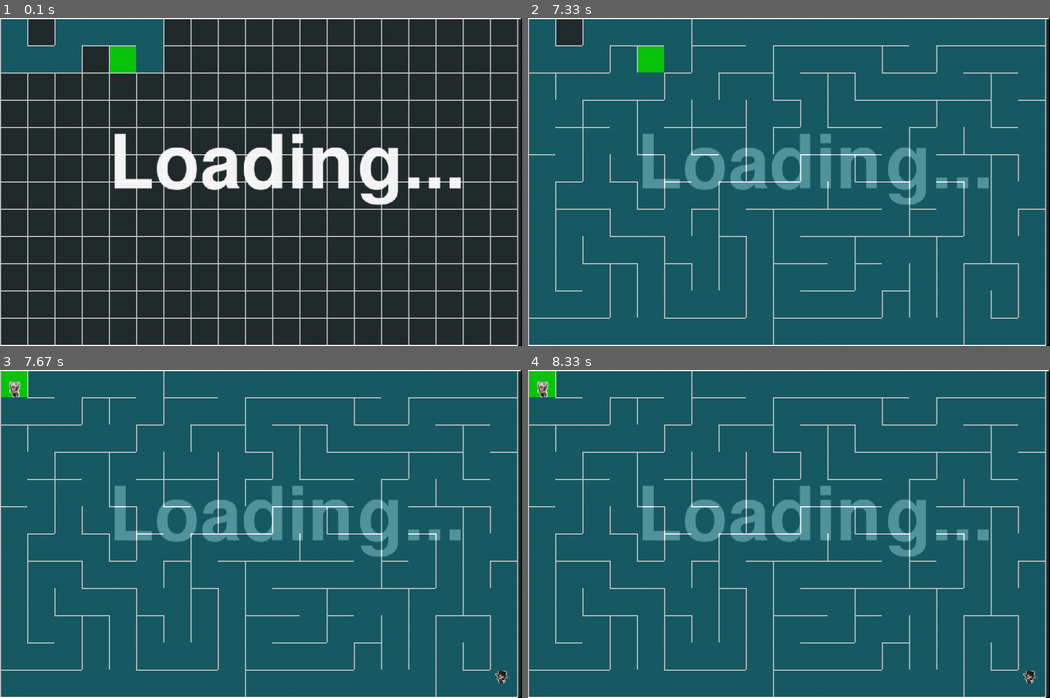
Above: before the commit, frames 1-4 (two rows, left to right).
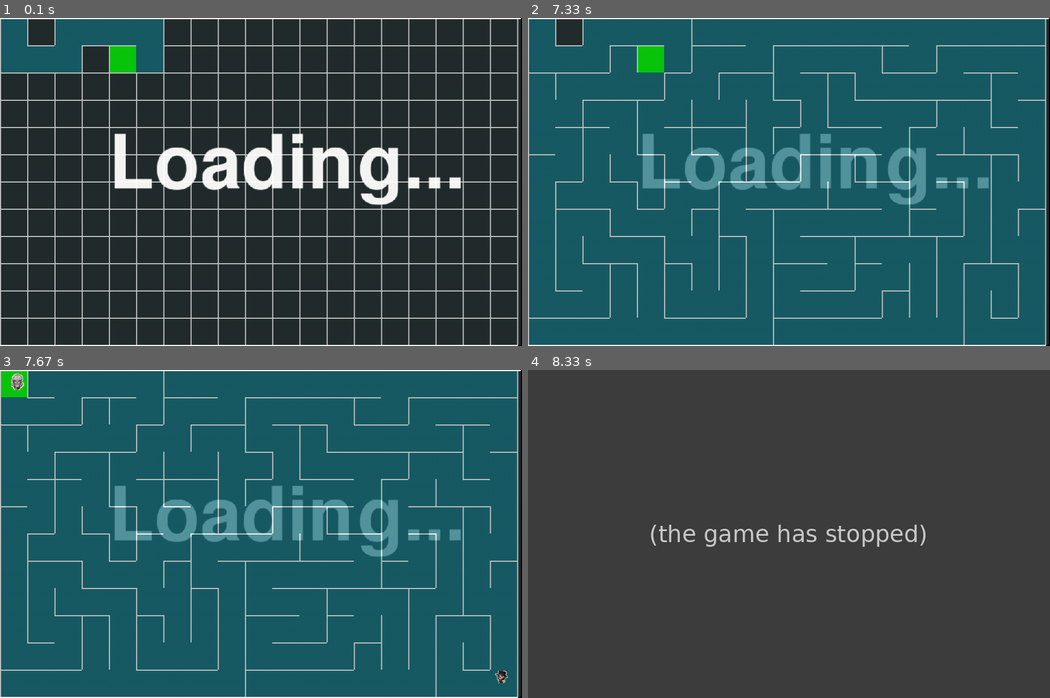
Above: after the commit, the same moments.

Repository: Anfisa2209/PyGame_Project_Maze
Game: pygame game, started from game_code.py
Same seed, same stepped clock (60 frames per second), same inputs: the game is played once before the commit and once after it.
Inputs:
- Up to frame 1 (0.1 s): no input
- Up to frame 2 (7.33 s): no input
- Up to frame 3 (7.67 s): no input
- Up to frame 4 (8.33 s): no input

Frames 1-2 are identical in both runs. In frame 3, 0.1% of the frame differs, in the area x 1-5%, y 1-9%; in frame 4, 100%, in the area x 0-100%, y 0-100%.
Error after the commit: IndexError: list index out of range (classes.py line 169); the game stopped at 7.68 s (later frames are placeholders)

Commit message:
Тестим волновой

Diff:
--- a/classes.py
+++ b/classes.py
@@ -54,7 +54,6 @@
 FPS = 80
 
 
-
 class Creature(pygame.sprite.Sprite):
     def __init__(self, type, pic_name, pos, *group):
         super().__init__(*group)
@@ -91,7 +90,6 @@
 
         self.enemy_way = []
 
-
     def update_animation(self):
         if self.moving:
             self.animation_timer += 1
@@ -116,11 +114,15 @@
     def move(self, direction):
         if direction == 'up':
             self.rect.y -= self.speed
+            self.animation = self.walk_up
         elif direction == 'down':
             self.rect.y += self.speed
+            self.animation = self.walk_down
         if direction == 'left':
             self.rect.x -= self.speed
+            self.animation = self.walk_left
         elif direction == 'right':
+            self.animation = self.walk_right
             self.rect.x += self.speed
         self.pos = (self.rect.x, self.rect.y)
 
@@ -150,8 +152,12 @@
     def get_path(self, start, finish):
         INF = 99999
         x, y = start
+        print(start)
         distance = [[INF] * self.row for _ in range(self.column)]
-        distance[y][x] = 0
+        try:
+            distance[y][x] = 0
+        except IndexError:
+            print(x, y, 'IndexError')
         prev = [[None] * self.row for _ in range(self.column)]
         queue = [(x, y)]
         while queue:
@@ -173,12 +179,21 @@
         # переменную direction. 'up', 'down', 'left', 'right' - наброски, их можно менять
 
     def update(self, screen):
-        screen.blit(self.animation[self.current_frame], (10, 20))
+        screen.blit(self.animation[self.current_frame], self.pos)
 
     def move_enemy(self, pos_enemy, pos_hero):
-        next_position = self.get_path(pos_enemy, pos_hero)
-        self.set_position(next_position)
-        print(next_position)
+        self.diraction = 'right'
+        next_x, next_y = self.get_path(pos_enemy, pos_hero)
+        print(next_x, next_y, 'next')
+        if self.pos[0] < next_x:
+            self.diraction = 'right'
+        if self.pos[0] > next_x:
+            self.diraction = 'left'
+        if self.pos[1] < next_y:
+            self.diraction = 'down'
+        if self.pos[1] > next_y:
+            self.diraction = 'up'
+        self.move(self.diraction)
 
     def set_position(self, next_pos):
         pass
--- a/game_code.py
+++ b/game_code.py
@@ -11,7 +11,7 @@
 def start_game(window_size, cell_size, difficulty, player_pic_name):
     pygame.init()
     clock = pygame.time.Clock()
-    fps = 500
+    fps = 80
     screen = pygame.display.set_mode(window_size)
     generator = MazeGenerator(window_size, cell_size)
     generator.main_loop()
@@ -19,7 +19,6 @@
     pygame.time.set_timer(ENEMY_EVENT_TYPE, delay)
 
     if generator.is_full:
-
         pygame.image.save(screen, 'data/maze.png')
         maze_fon = classes.load_image('maze.png')
         screen.blit(maze_fon, (0, 0))
@@ -127,6 +126,7 @@
                 #         monster.move_enemy((0, 0), player.get_coords(player.pos))
             screen.blit(maze_fon, (0, 0))
             monsters[0].update(screen)
+            monsters[0].move_enemy(monsters[0].pos, player.get_coords(player.pos))
             player.update()
             player.update_animation()
             player.draw(screen)
